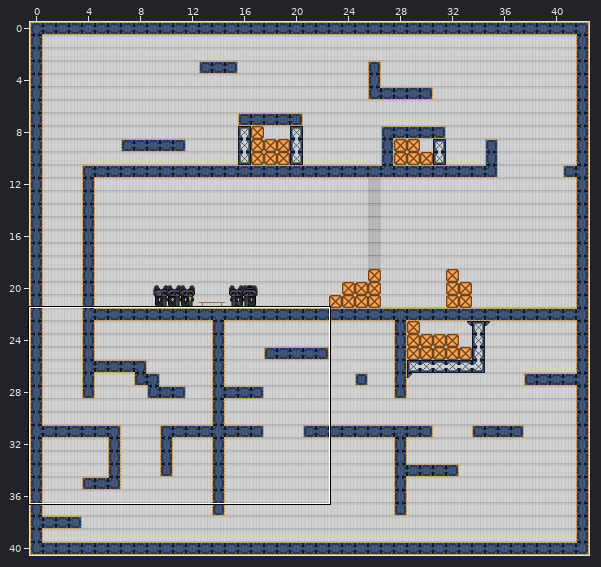
Level history. Tiled map: levels/level_2/tilemap.tmx. The picture above shows the old version from afar; the outline marks the close-up.
Close-up. Before:
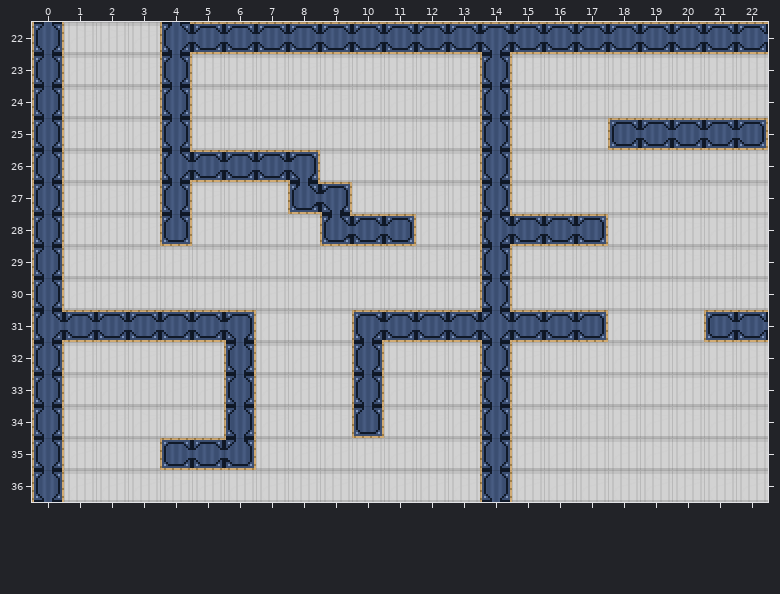
Cells are 32x32 px. Shown: x 0..22, y 22..36. The commit also changed other parts of the map, which this record leaves out.
The same view after the edit:
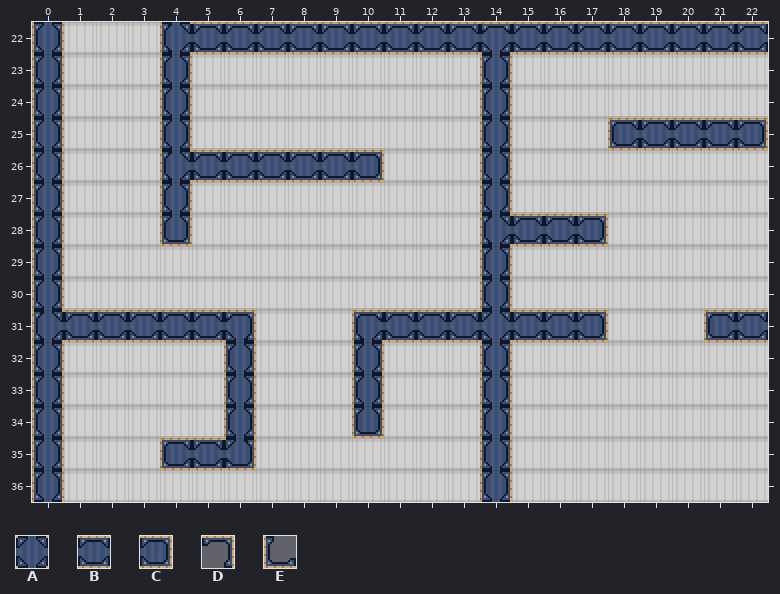
Key: from "WarehouseTileset_Metal_filled": A 25, B 53, C 54; from "warehouse_metal": D 12, E 38.
_ is an empty cell, . an unchanged one.
Change:
--- layer "Default"
@@ x 8..11 @@
-26 A__.
-27 AA..
-28 .ABC
+26 BBC.
+27 __..
+28 .___
--- layer "decor"
@@ x 8..9 @@
-26 D.
-27 ED
-28 .E
+26 _.
+27 __
+28 ._
Pixel boxes of the changes (left, top, right, bottom) in both close-ups:
changed: (288, 150, 416, 246)
